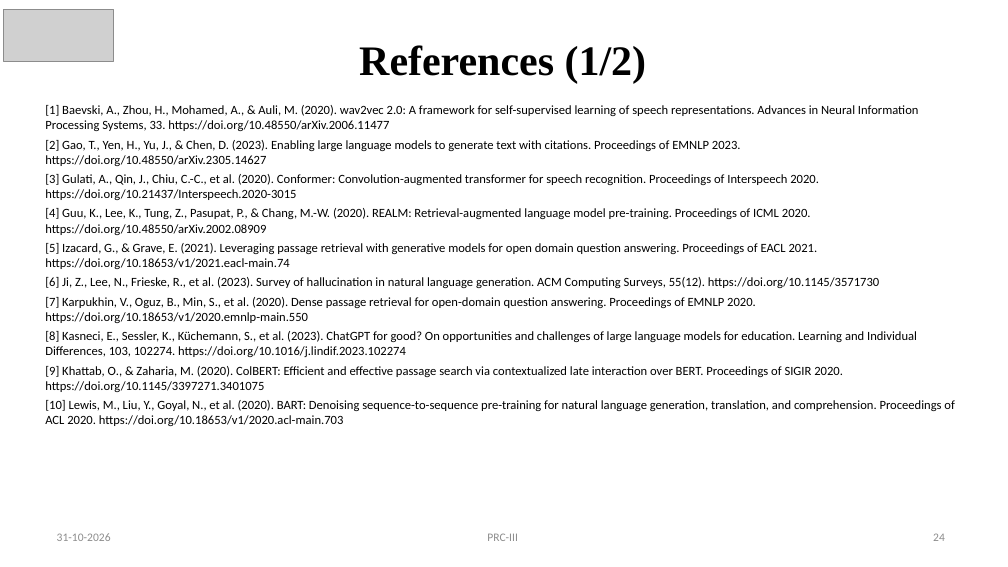
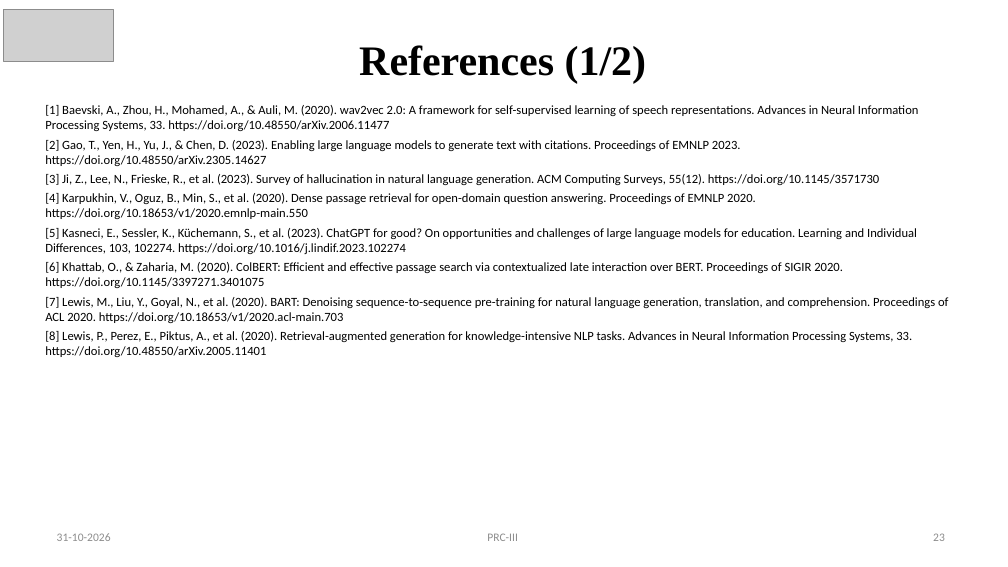
Before and after one commit to kmithileshhhhh05/cloudnote-ai, a slide deck: slide 23 of docs/submission/CloudNote_AI_PRC-III_Review.pptx (slide 24 before the commit). Drawn at 1008x567 pixels with LibreOffice and Linux fonts; fonts in the diff are those of the drawing; grey boxes stand for pictures. Boxes give left, top, right and bottom in pixels: in the first picture for what was removed or moved away, otherwise in the second. Text is boxed around its words. In the diff, an @@ line names an element or a change of style, - is before the commit and + after.

```diff
--- a/docs/submission/CloudNote_AI_PRC-III_Review.pptx
+++ b/docs/submission/CloudNote_AI_PRC-III_Review.pptx
@@ text at bbox=[45, 174, 948, 357]: text changed @@
-[3] Gulati, A., Qin, J., Chiu, C.-C., et al. (2020). Conformer: Convolution-augmented transformer for speech recognition. Proceedings of Interspeech 2020. https://doi.org/10.21437/Interspeech.2020-3015
-[4] Guu, K., Lee, K., Tung, Z., Pasupat, P., & Chang, M.-W. (2020). REALM: Retrieval-augmented language model pre-training. Proceedings of ICML 2020. https://doi.org/10.48550/arXiv.2002.08909
-[5] Izacard, G., & Grave, E. (2021). Leveraging passage retrieval with generative models for open domain question answering. Proceedings of EACL 2021. https://doi.org/10.18653/v1/2021.eacl-main.74
-[6] Ji, Z., Lee, N., Frieske, R., et al. (2023). Survey of hallucination in natural language generation. ACM Computing Surveys, 55(12). https://doi.org/10.1145/3571730
-[7] Karpukhin, V., Oguz, B., Min, S., et al. (2020). Dense passage retrieval for open-domain question answering. Proceedings of EMNLP 2020. https://doi.org/10.18653/v1/2020.emnlp-main.550
-[8] Kasneci, E., Sessler, K., Küchemann, S., et al. (2023). ChatGPT for good? On opportunities and challenges of large language models for education. Learning and Individual Differences, 103, 102274. https://doi.org/10.1016/j.lindif.2023.102274
-[9] Khattab, O., & Zaharia, M. (2020). ColBERT: Efficient and effective passage search via contextualized late interaction over BERT. Proceedings of SIGIR 2020. https://doi.org/10.1145/3397271.3401075
-[10] Lewis, M., Liu, Y., Goyal, N., et al. (2020). BART: Denoising sequence-to-sequence pre-training for natural language generation, translation, and comprehension. Proceedings of ACL 2020. https://doi.org/10.18653/v1/2020.acl-main.703
+[3] Ji, Z., Lee, N., Frieske, R., et al. (2023). Survey of hallucination in natural language generation. ACM Computing Surveys, 55(12). https://doi.org/10.1145/3571730
+[4] Karpukhin, V., Oguz, B., Min, S., et al. (2020). Dense passage retrieval for open-domain question answering. Proceedings of EMNLP 2020. https://doi.org/10.18653/v1/2020.emnlp-main.550
+[5] Kasneci, E., Sessler, K., Küchemann, S., et al. (2023). ChatGPT for good? On opportunities and challenges of large language models for education. Learning and Individual Differences, 103, 102274. https://doi.org/10.1016/j.lindif.2023.102274
+[6] Khattab, O., & Zaharia, M. (2020). ColBERT: Efficient and effective passage search via contextualized late interaction over BERT. Proceedings of SIGIR 2020. https://doi.org/10.1145/3397271.3401075
+[7] Lewis, M., Liu, Y., Goyal, N., et al. (2020). BART: Denoising sequence-to-sequence pre-training for natural language generation, translation, and comprehension. Proceedings of ACL 2020. https://doi.org/10.18653/v1/2020.acl-main.703
+[8] Lewis, P., Perez, E., Piktus, A., et al. (2020). Retrieval-augmented generation for knowledge-intensive NLP tasks. Advances in Neural Information Processing Systems, 33. https://doi.org/10.48550/arXiv.2005.11401
@@ text at bbox=[933, 533, 945, 541]: text changed @@
-24
+23
```
Also in this commit, not shown: 18 other slides changed, 2 slides added, 3 slides removed, 6 other files.
